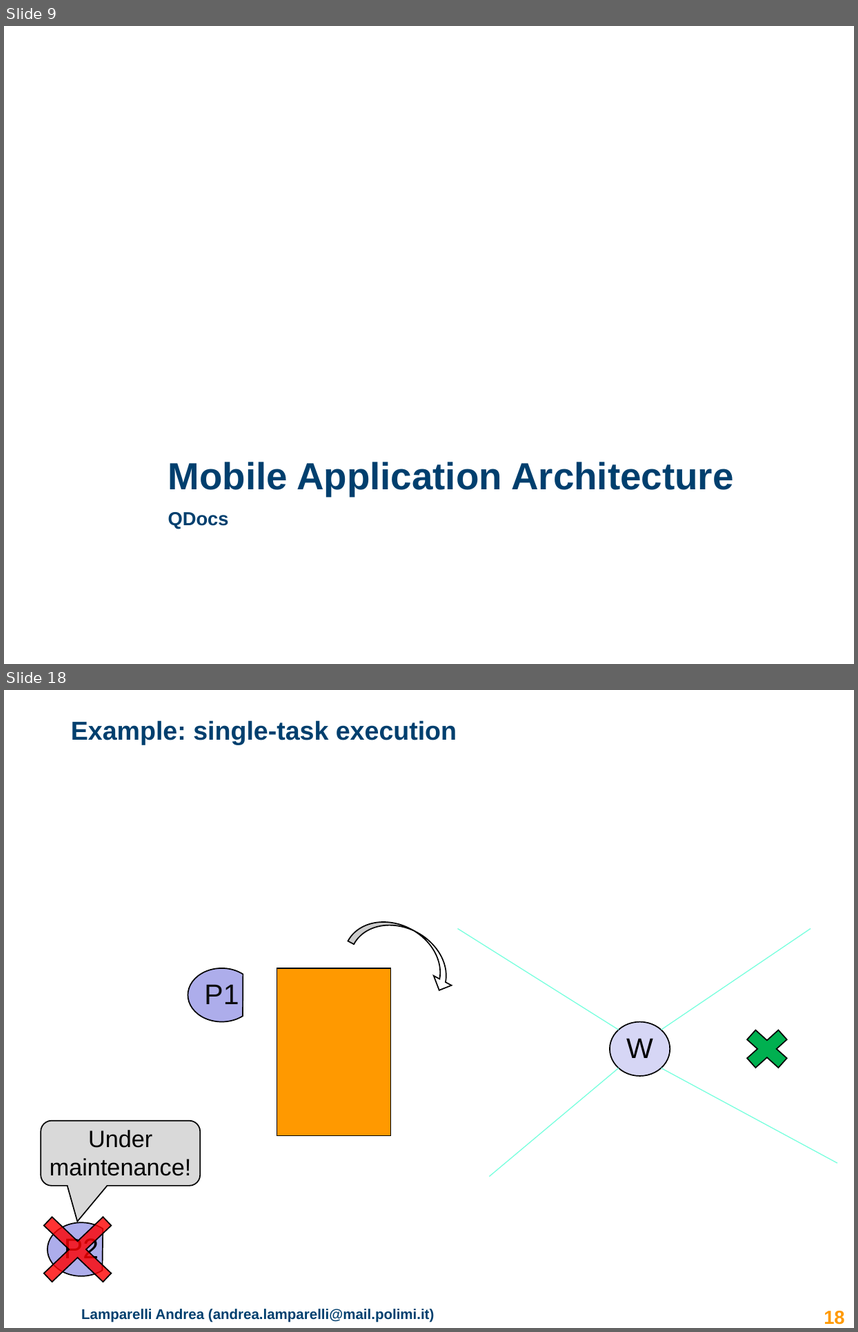
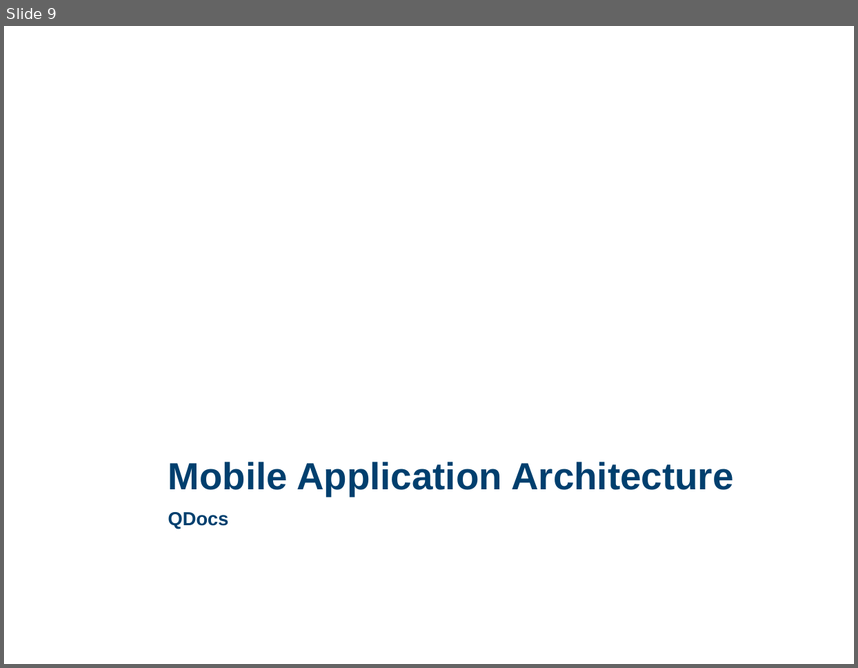
Before and after one commit to lampajr/QDocs, a slide deck: documentation/presentation_qdocs.pptx. Shown one above the other, each under a label of ours: slides 9 and 18 before the commit, slide 9 after it; the slides between them are not shown. The pictures are 858x1332 and 858x668 pixels, drawn with LibreOffice and Linux fonts; fonts in the diff are those of the drawing; background and template pictures are left out. Boxes give left, top, right and bottom in pixels: in the first picture for what was removed or moved away, otherwise in the second. Text is boxed around its words. In the diff, an @@ line names an element or a change of style, - is before the commit and + after.

```diff
--- a/documentation/presentation_qdocs.pptx
+++ b/documentation/presentation_qdocs.pptx
@@ slide 18 removed at bbox=[4, 690, 854, 1328], background #FFFFFF @@
@@ title removed at bbox=[71, 720, 457, 745] @@
-Example: single-task execution
@@ curved down arrow removed at bbox=[348, 905, 468, 995] @@
@@ line removed from (619, 1029) to (458, 929) @@
@@ line removed from (661, 1029) to (811, 929) @@
@@ chord (boxed as its full ellipse) removed at bbox=[188, 968, 256, 1021] @@
-P1
@@ rectangle removed at bbox=[277, 968, 391, 1136] @@
@@ ellipse removed at bbox=[610, 1021, 671, 1076] @@
-W
@@ cross removed at bbox=[737, 1021, 797, 1076] @@
@@ line removed from (619, 1067) to (489, 1176) @@
@@ line removed from (661, 1067) to (837, 1163) @@
@@ rounded speech box removed at bbox=[41, 1120, 199, 1185] @@
-Under maintenance!
@@ cross removed at bbox=[21, 1195, 135, 1303] @@
@@ chord (boxed as its full ellipse) removed at bbox=[47, 1222, 115, 1276] @@
-P2
@@ text removed at bbox=[81, 1308, 434, 1322] @@
-Lamparelli Andrea (andrea.lamparelli@mail.polimi.it)
@@ page number removed at bbox=[824, 1310, 844, 1324] @@
-18
```
Also in this commit, not shown: 2 slides changed, 9 slides added, 13 other slides removed.
